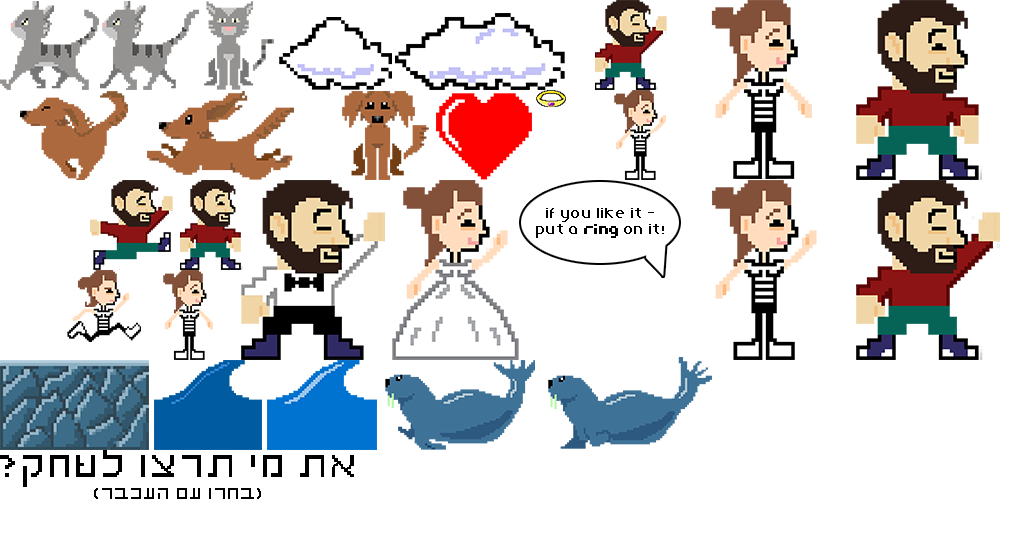
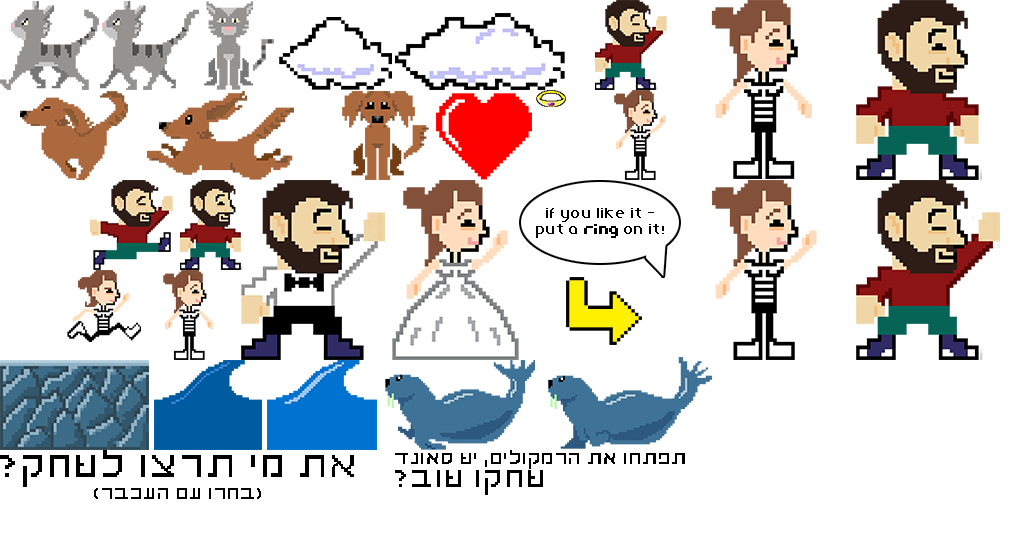
Layer changes from the first 1019 x 540 image to the second:
added layer "שחקו שוב?" above "תפתחו את הרמקולים, יש סאונד" over [395, 470, 543, 495]
added layer "תפתחו את הרמקולים, יש סאונד" above "Layer 3" over [395, 450, 685, 469]
added layer "Layer 3" above "put a ring on it" over [566, 277, 642, 345]
